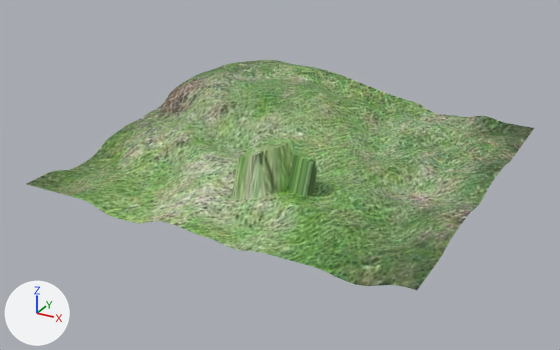
A saved change to the FBX model Assets/Ground.fbx.
The view is the same before and after, from a 50 mm camera at (0.438, -0.857, 0.319) aimed at (-0.016, -0.032, -0.094). Lighting does not change. The marker at lower left points along +X, +Y and +Z. Where no turn or scale is listed for an object, it has been applied to the vertices.
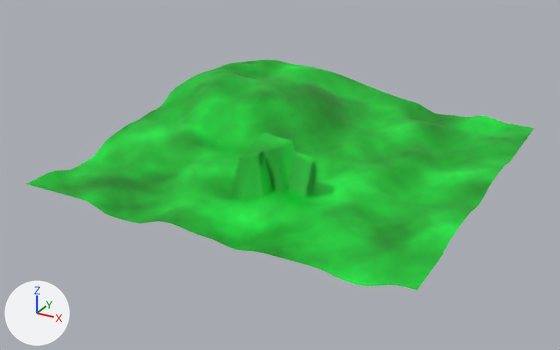
Location of each change, [x1, y1, x2, y2] in pixels of the pictures (560 x 350 px):
'pPlane1', recoloured
    both: [27, 60, 534, 290]

The change, as a diff of the scene's bpy script:
```diff
--- a/Assets/Ground.fbx.py
+++ b/Assets/Ground.fbx.py
@@ img_ground_png @@
+img_ground_png = load_image('Ground.png', '_unpacked/Ground.png', 1024, 1024, 'sRGB')
@@ mat_phong2 @@
+mat_phong2 = principled_material('phong2')
+mat_phong2.texture = img_ground_png
+mat_phong2.roughness = 0.553
@@ me_mesh @@
 me_mesh.from_pydata(...)  # 1698 vertices, 3234 faces; spans x -0.25..0.25, y -0.25..0.25, z -0.015..0.061
-me_mesh.materials.append(mat_lambert2)  # picture img_ground_jpg
+me_mesh.materials.append(mat_phong2)  # picture img_ground_png
```
